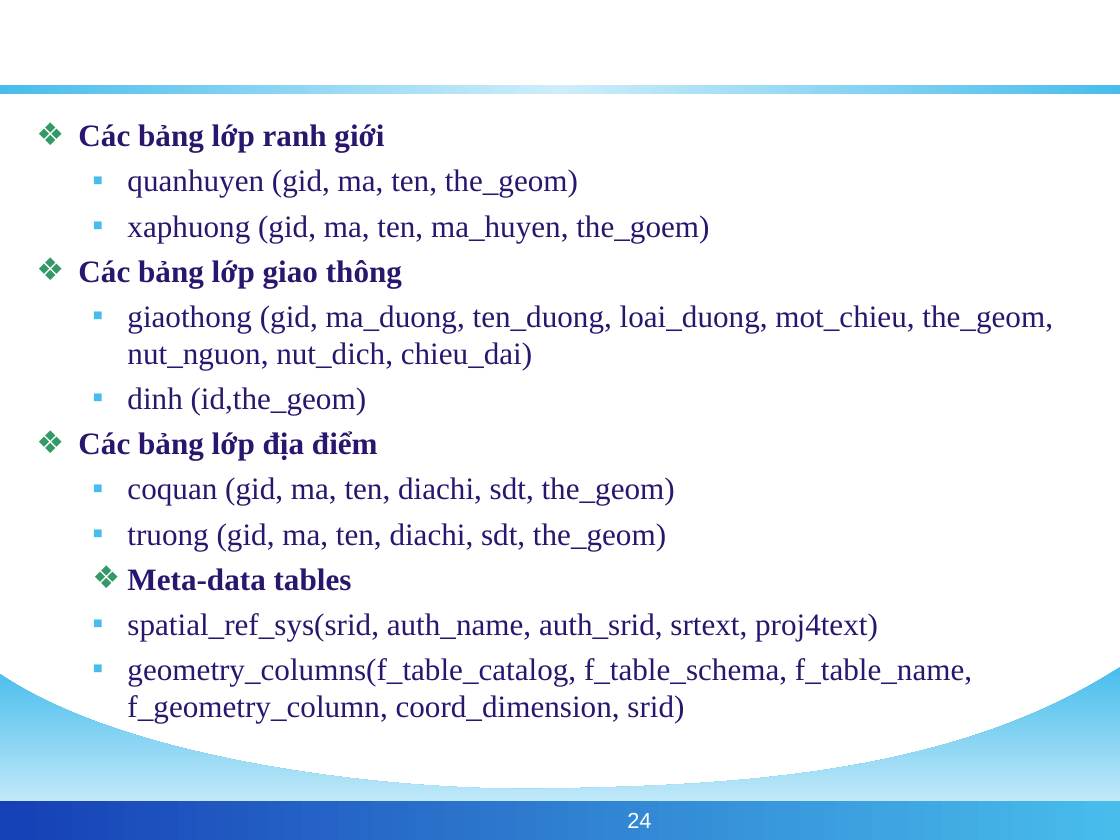
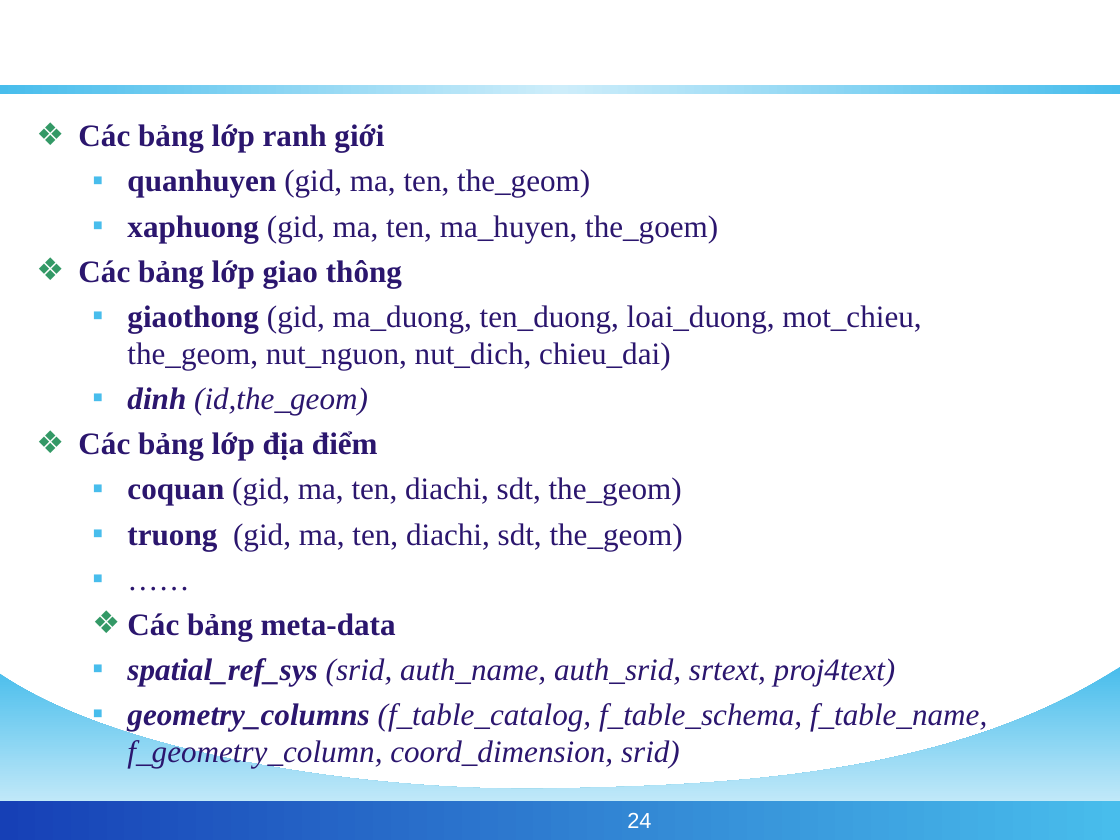
Before and after one commit to phamngsinh/cantho-webgis, a slide deck: slide 24 of Document/Bao Cao/BaoCaoLuanVan.ppt. Drawn at 1120x840 pixels with LibreOffice and Linux fonts; fonts in the diff are those of the drawing; background and template pictures are left out. Boxes give left, top, right and bottom in pixels: in the first picture for what was removed or moved away, otherwise in the second. Text is boxed around its words. In the diff, an @@ line names an element or a change of style, - is before the commit and + after.

```diff
--- a/Document/Bao Cao/BaoCaoLuanVan.ppt
+++ b/Document/Bao Cao/BaoCaoLuanVan.ppt
@@ text at (127,169,921,550): bold on in "quanhuyen", "xaphuong", "giaothong", "dinh" and 2 more places; italic on in "dinh (id,the_geom)" @@
@@ text at (127,613,987,768): text changed; italic on @@
-  ❖ Meta-data tables
-  ▪ spatial_ref_sys(srid, auth_name, auth_srid, srtext, proj4text)
-  ▪ geometry_columns(f_table_catalog, f_table_schema, f_table_name, f_geometry_column, coord_dimension, srid)
+  ▪ ……
+  ❖ Các bảng meta-data
+  ▪ spatial_ref_sys (srid, auth_name, auth_srid, srtext, proj4text)
+  ▪ geometry_columns (f_table_catalog, f_table_schema, f_table_name, f_geometry_column, coord_dimension, srid)
```
Also in this commit, not shown: 2 other slides changed.
